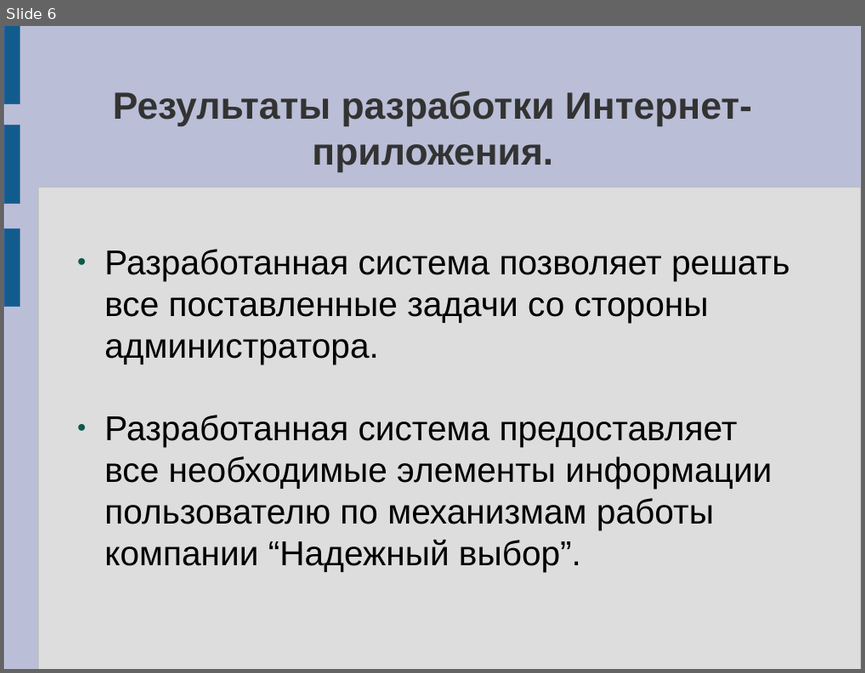
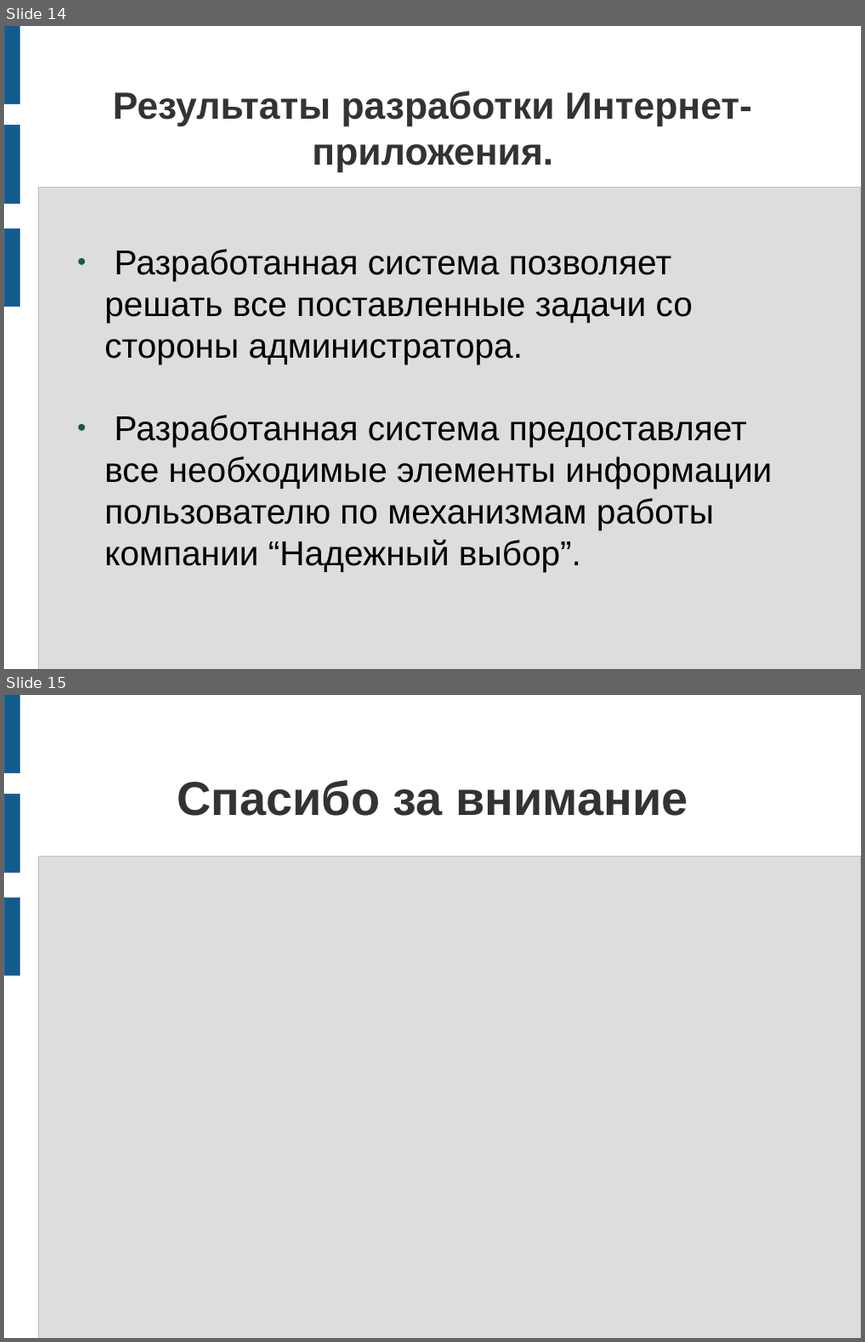
Before and after one commit to sidorovis/restudy, a slide deck: Diploma/SidarauIS_real_src/doc/presentation.odp. Shown one above the other, each under a label of ours: slide 6 before the commit, slides 14 and 15 after it. The pictures are 865x673 and 865x1342 pixels, drawn with LibreOffice and Linux fonts; fonts in the diff are those of the drawing. Boxes give left, top, right and bottom in pixels: in the first picture for what was removed or moved away, otherwise in the second. Text is boxed around its words. In the diff, an @@ line names an element or a change of style, - is before the commit and + after.

```diff
--- a/Diploma/SidarauIS_real_src/doc/presentation.odp
+++ b/Diploma/SidarauIS_real_src/doc/presentation.odp
@@ slide 15 added at (4,695,861,1338), background #FFFFFF; not listed: 4 template elements that a slide beside it also shows @@
@@ title added at (177,780,687,816), 44 pt, text #333333, bold @@
+Спасибо за внимание
@@ what was slide 6 is now slide 14 @@
@@ slide 14 changed as well @@
@@ background #BABED6 to #FFFFFF @@
@@ text "Разработанная система позволяет решать все ..." rewrapped from (104,249,789,571) to (104,249,772,571) @@
```
Also in this commit, not shown: 5 other slides changed, 8 other slides added, 7 other files.
